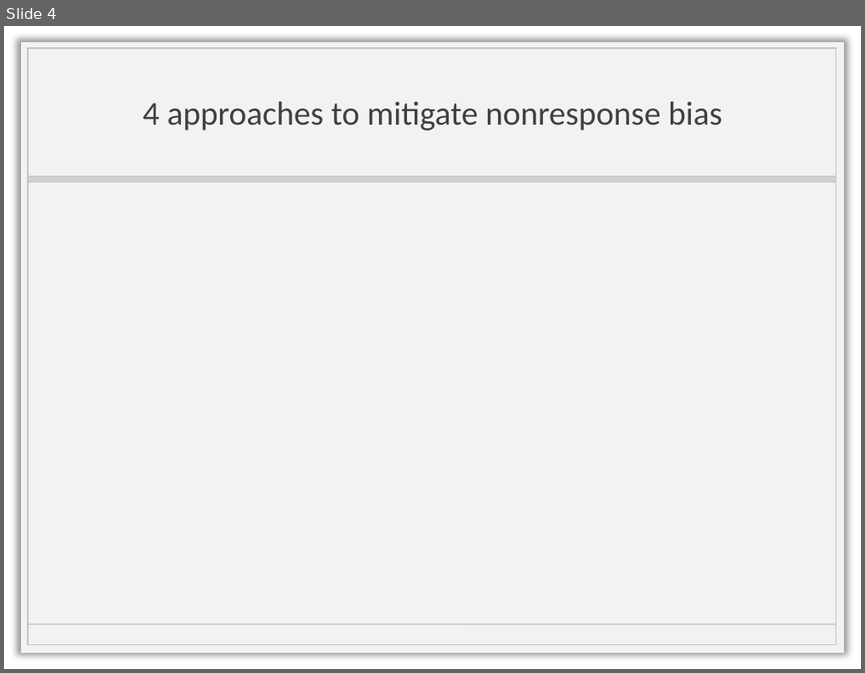
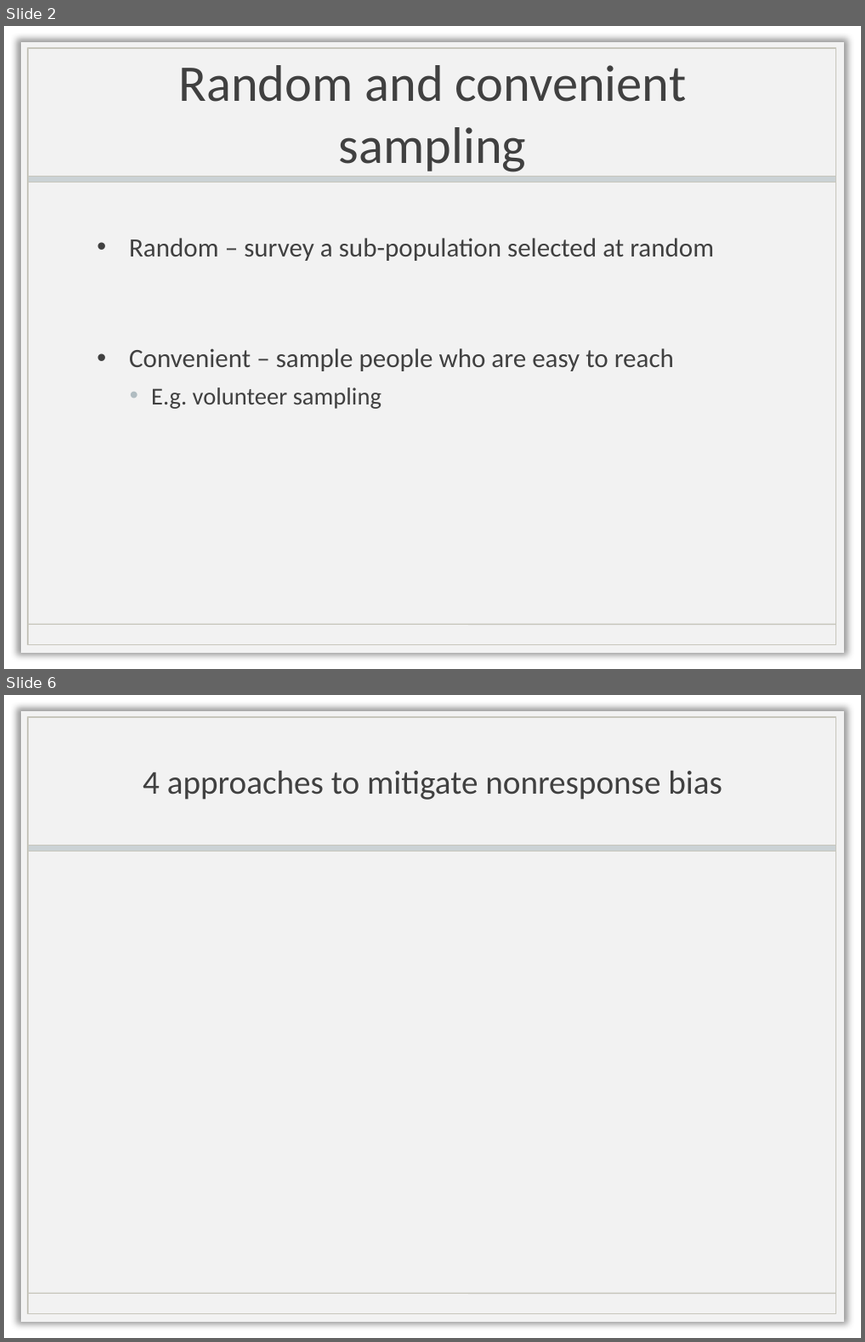
Before and after one commit to biona001/biomath_204, a slide deck: project ver.2/Presentation.pptx. Shown one above the other, each under a label of ours: slide 4 before the commit, slides 2 and 6 after it; the slides between them are not shown. The pictures are 865x673 and 865x1342 pixels, drawn with LibreOffice and Linux fonts; fonts in the diff are those of the drawing; background and template pictures are left out. Boxes give left, top, right and bottom in pixels: in the first picture for what was removed or moved away, otherwise in the second. Text is boxed around its words. In the diff, an @@ line names an element or a change of style, - is before the commit and + after.

```diff
--- a/project ver.2/Presentation.pptx
+++ b/project ver.2/Presentation.pptx
@@ slide 2 added at <box>4,26,861,669</box>, background picture (left out); not listed: 4 template elements that a slide beside it also shows @@
@@ title added at <box>178,65,687,172</box>, 43.2 pt, text #404040 @@
+Random and convenient sampling
@@ text added at <box>129,238,714,408</box>, 22.2 pt, text #404040 @@
+• Random – survey a sub-population selected at random
+• Convenient – sample people who are easy to reach
+  • E.g. volunteer sampling
@@ what was slide 4 is now slide 6 @@
```
Also in this commit, not shown: 3 slides changed, 1 other slide added, 4 other files.
